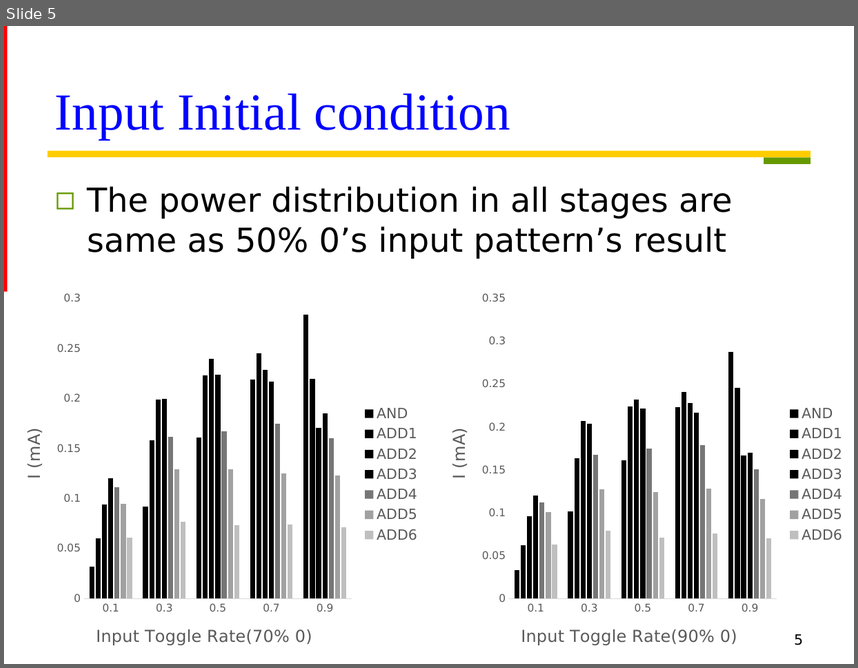
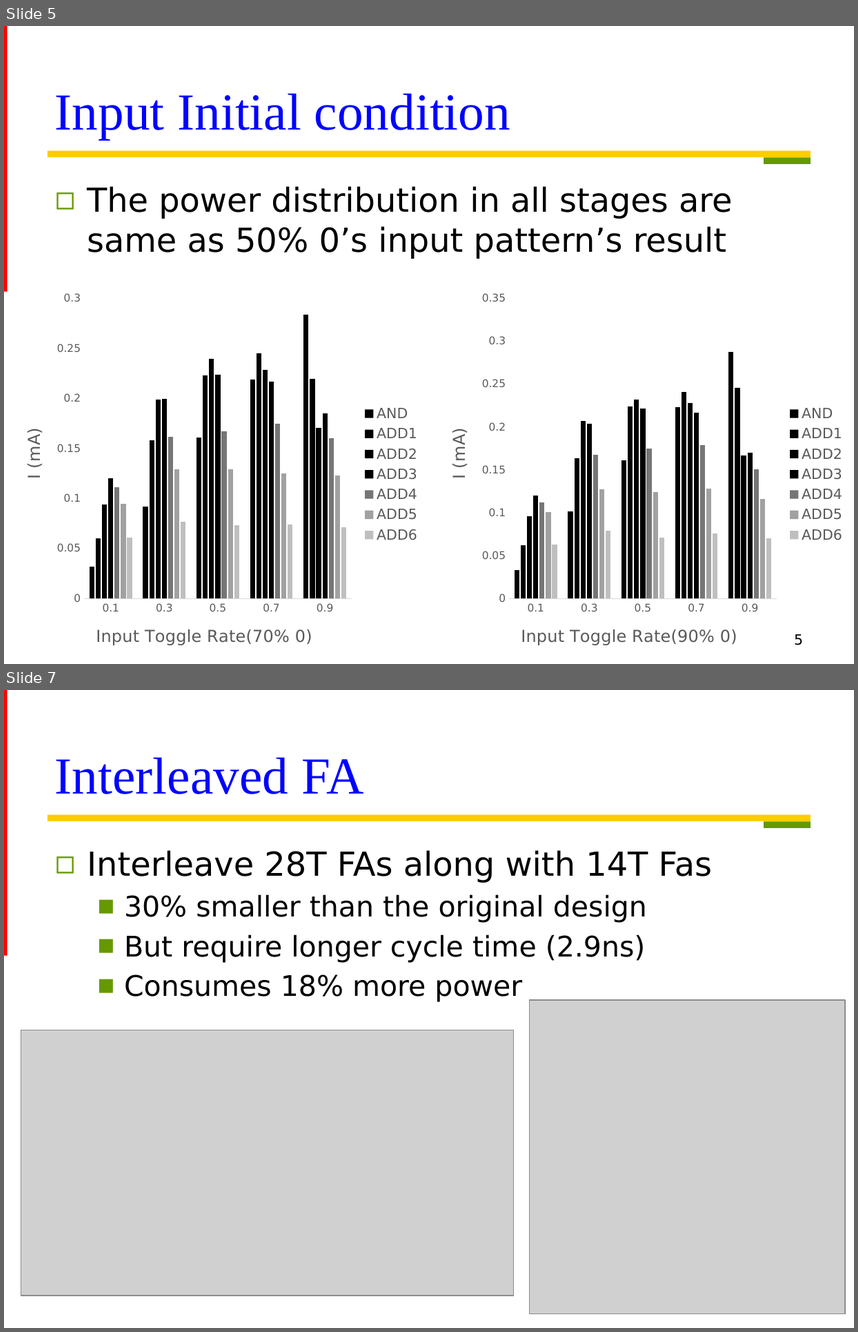
Before and after one commit to Oniontow/TTLiu_Project, a slide deck: tree/new_wood.pptx. Shown one above the other, each under a label of ours: slide 5 before the commit, slides 5 and 7 after it; the slides between them are not shown. The pictures are 858x668 and 858x1332 pixels, drawn with LibreOffice and Linux fonts; fonts in the diff are those of the drawing; grey boxes stand for pictures. Boxes give left, top, right and bottom in pixels: in the first picture for what was removed or moved away, otherwise in the second. Text is boxed around its words. In the diff, an @@ line names an element or a change of style, - is before the commit and + after.

```diff
--- a/tree/new_wood.pptx
+++ b/tree/new_wood.pptx
@@ slide 7 added at (4, 690, 854, 1328), background #FFFFFF; not listed: 3 template elements that a slide beside it also shows @@
@@ title added at (55, 757, 364, 794), 44 pt, text #0000FF @@
+Interleaved FA
@@ text added at (87, 850, 712, 1002), 24 pt, text #000000 @@
+◻ Interleave 28T FAs along with 14T Fas
+  ■ 30% smaller than the original design
+  ■ But require longer cycle time (2.9ns)
+  ■ Consumes 18% more power
@@ picture added at (529, 1000, 844, 1314) @@
@@ picture added at (21, 1030, 514, 1295) @@
```
Also in this commit, not shown: 3 slides changed, 9 other slides added, 3 other files.
